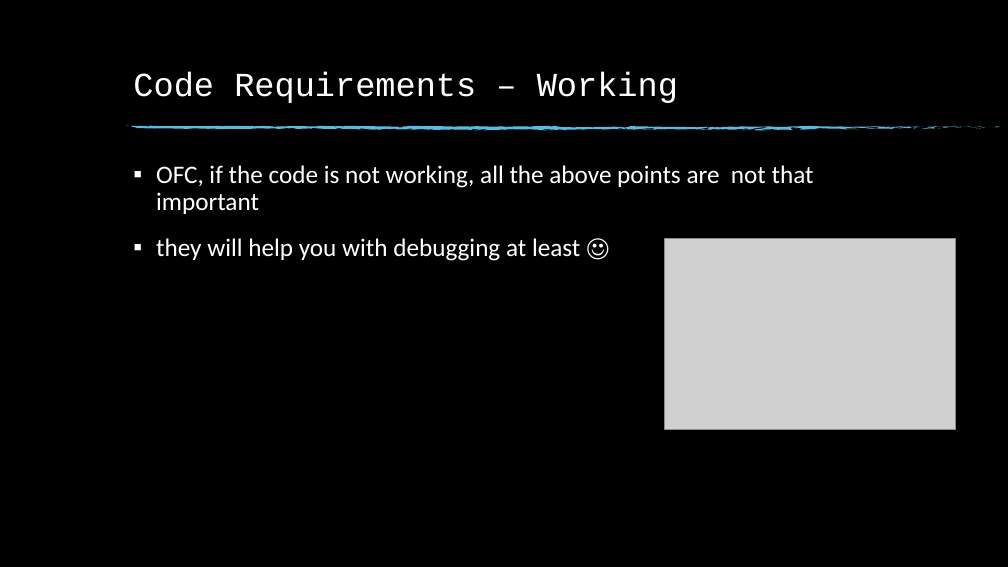
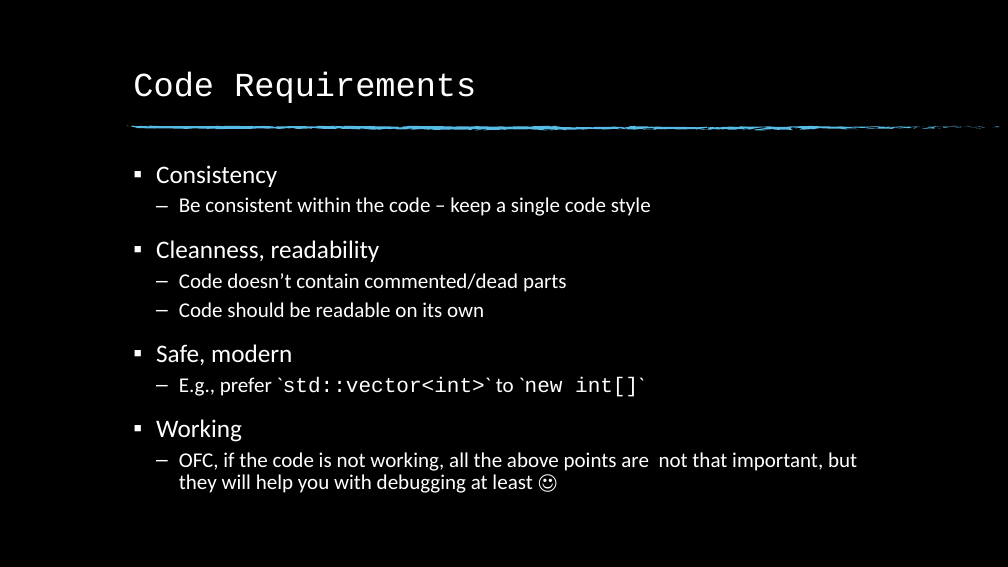
Before and after one commit to fan1x/fan1x.github.io, a slide deck: slide 15 of data/2022-23/cpp/ex02.pptx. Drawn at 1008x567 pixels with LibreOffice and Linux fonts; fonts in the diff are those of the drawing; grey boxes stand for pictures; background and template pictures are left out. Boxes give left, top, right and bottom in pixels: in the first picture for what was removed or moved away, otherwise in the second. Text is boxed around its words. In the diff, an @@ line names an element or a change of style, - is before the commit and + after.

```diff
--- a/data/2022-23/cpp/ex02.pptx
+++ b/data/2022-23/cpp/ex02.pptx
@@ title at [133,71,476,103]: text changed @@
-Code Requirements – Working
+Code Requirements
@@ text at [156,165,857,493]: text changed; size 24 to 20 pt @@
-▪ OFC, if the code is not working, all the above points are not that important
-▪ they will help you with debugging at least ☺
+▪ Consistency
+  – Be consistent within the code – keep a single code style
+▪ Cleanness, readability
+  – Code doesn’t contain commented/dead parts
+  – Code should be readable on its own
+▪ Safe, modern
+  – E.g., prefer `std::vector<int>` to `new int[]`
+▪ Working
+  – OFC, if the code is not working, all the above points are not that important, but they will help you with debugging at least ☺
@@ picture removed at [665,238,956,430] @@
```
Also in this commit, not shown: 15 other slides changed, 5 slides added, 9 slides removed.
